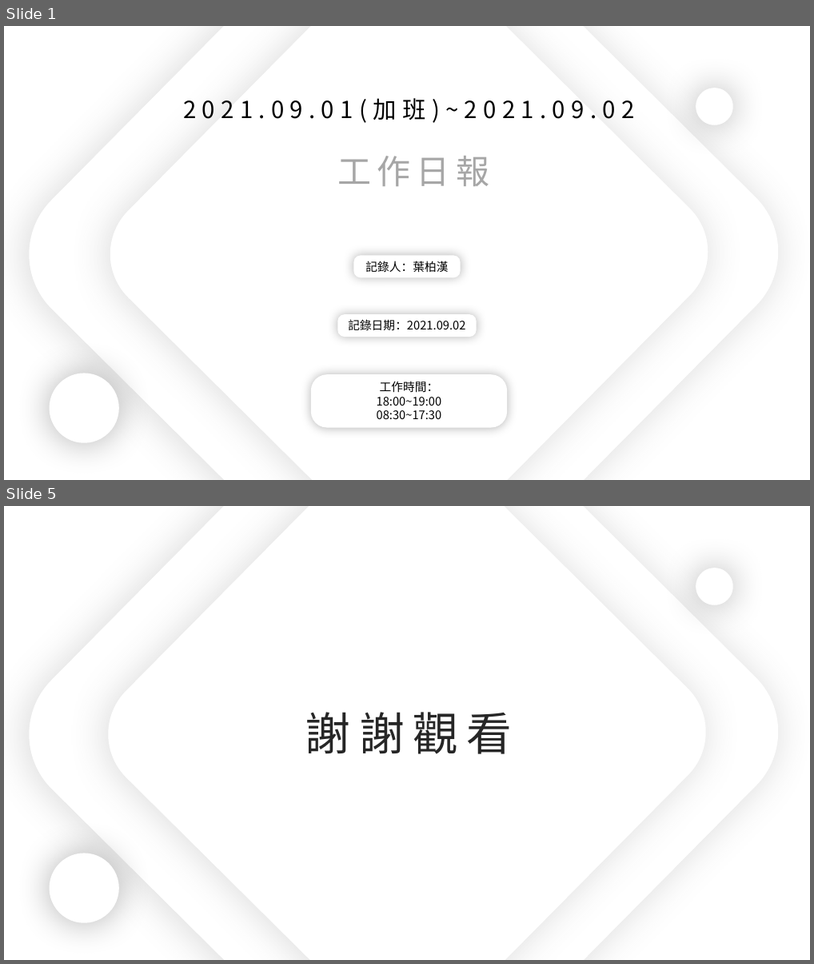
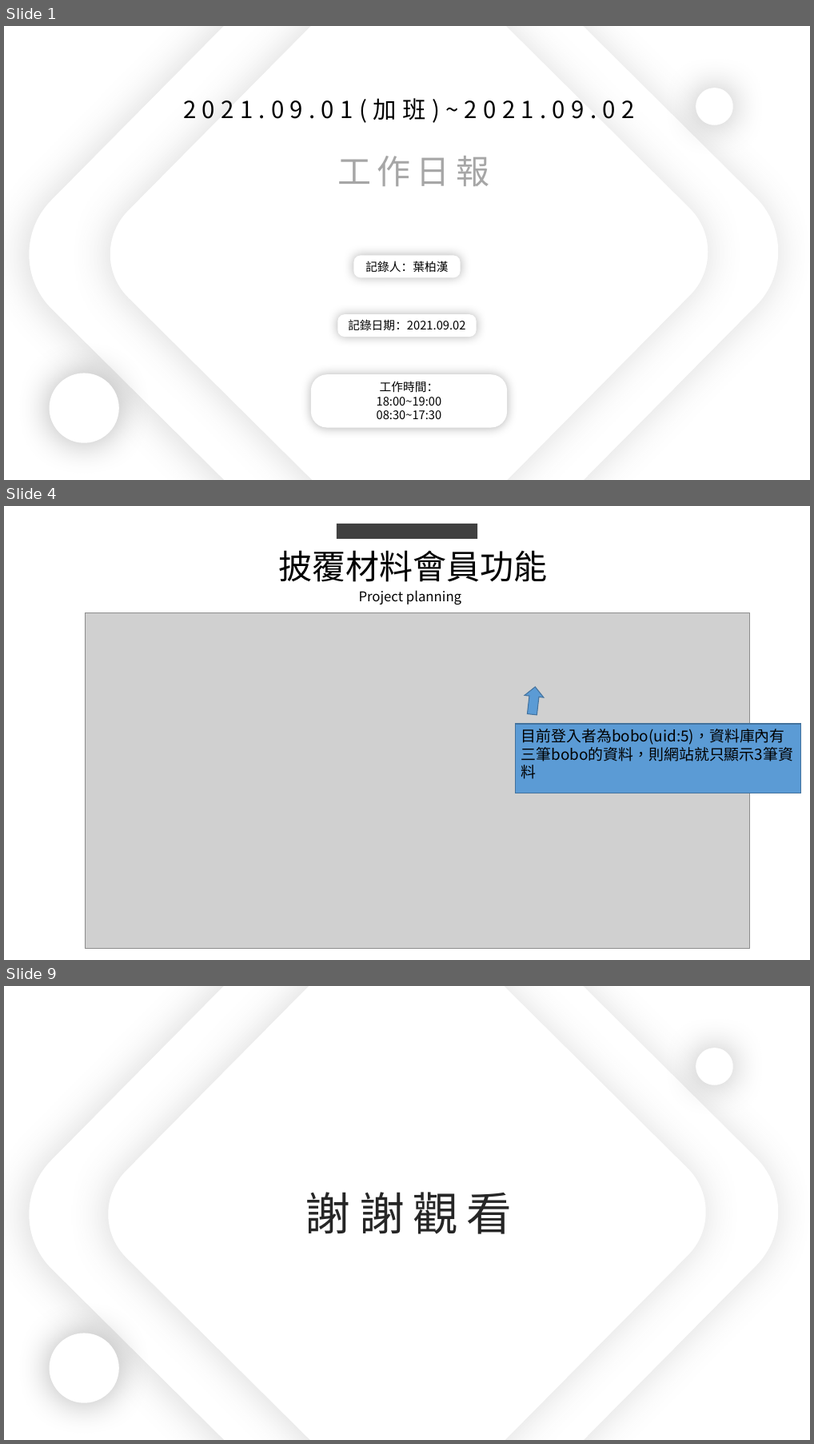
Before and after one commit to king637324/KnowledgeGreenhouseSystem, a slide deck: 工作日報_葉柏漢/2021.09/2021.09.01(加班)~2021.09.02工作日報_葉柏漢.pptx. Shown one above the other, each under a label of ours: slides 1 and 5 before the commit, slides 1, 4 and 9 after it; the slides between them are not shown. The pictures are 814x964 and 814x1444 pixels, drawn with LibreOffice and Linux fonts; fonts in the diff are those of the drawing; grey boxes stand for pictures. Boxes give left, top, right and bottom in pixels: in the first picture for what was removed or moved away, otherwise in the second. Text is boxed around its words. In the diff, an @@ line names an element or a change of style, - is before the commit and + after.

```diff
--- a/工作日報_葉柏漢/2021.09/2021.09.01(加班)~2021.09.02工作日報_葉柏漢.pptx
+++ b/工作日報_葉柏漢/2021.09/2021.09.01(加班)~2021.09.02工作日報_葉柏漢.pptx
@@ slide 4 added at bbox=[4, 506, 810, 960], background #FFFFFF @@
@@ rectangle added at bbox=[337, 524, 478, 539], fill #404040 @@
@@ text added at bbox=[279, 550, 548, 582], 40 pt, text #000000 @@
+披覆材料會員功能
@@ text added at bbox=[359, 590, 462, 604], 16 pt, text #000000 @@
+Project planning
@@ picture added at bbox=[86, 612, 750, 948] @@
@@ right arrow added at bbox=[522, 686, 545, 716], fill #5B9BD5, outline #43739E 1 pt @@
@@ rectangle added at bbox=[516, 724, 802, 793], fill #5B9BD5, outline #43739E 1 pt @@
@@ text added at bbox=[522, 728, 794, 761], 18 pt, text #000000 @@
+目前登入者為bobo(uid:5)，資料庫內有三筆bobo的資料，則網站就只顯示3筆資料
@@ what was slide 5 is now slide 9 @@
```
Also in this commit, not shown: 3 slides changed, 3 other slides added, 12 other files.
